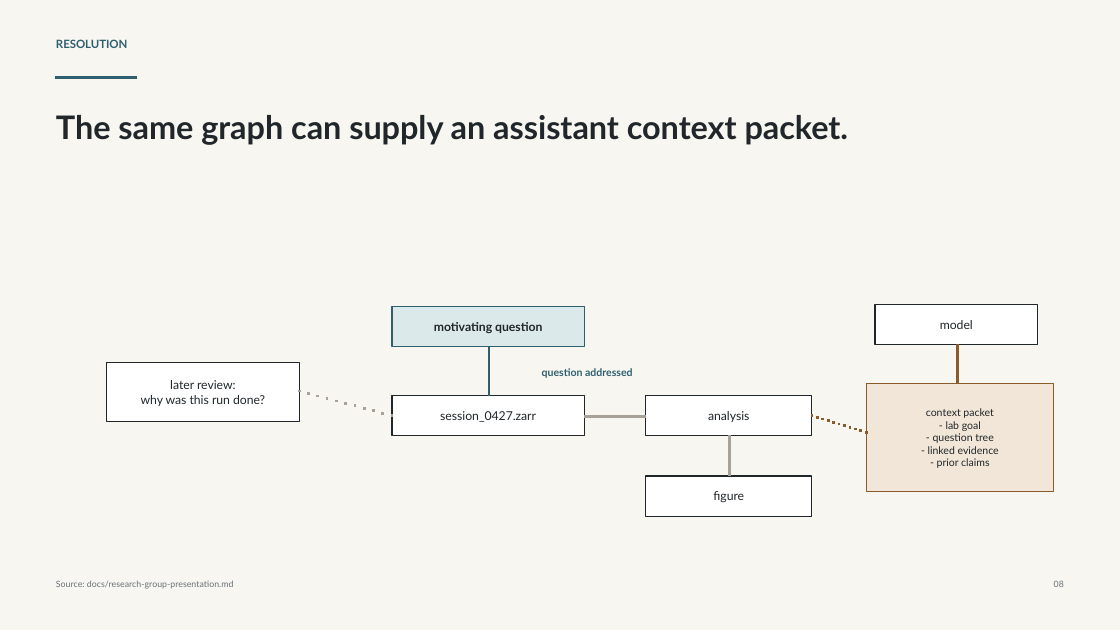
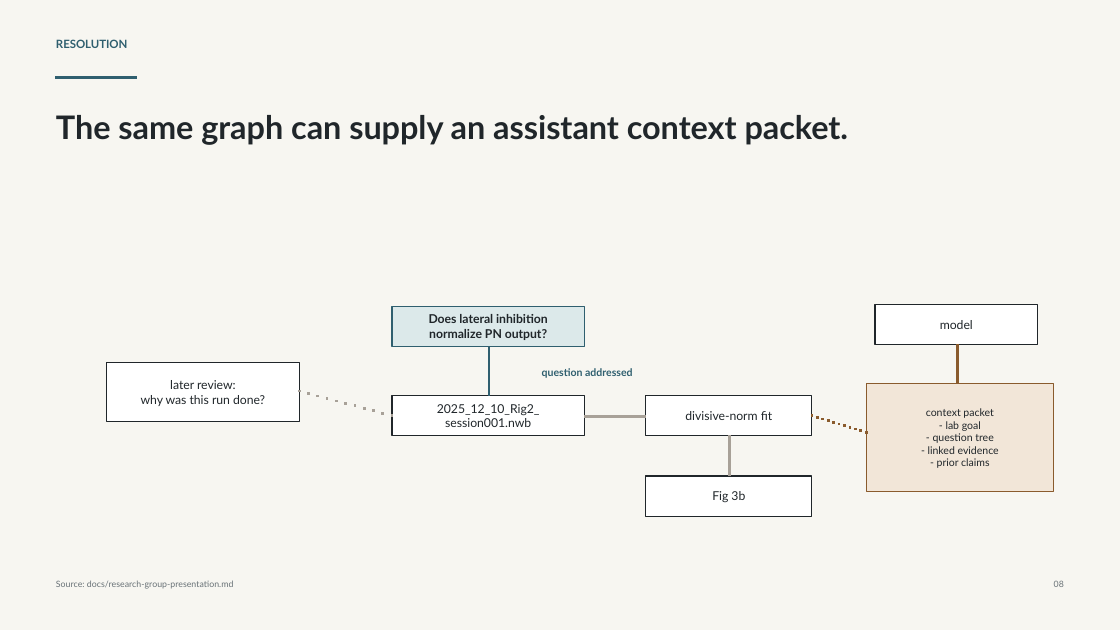
Before and after one commit to SamuelBrudner/lab-tracker, a slide deck: slide 8 of outputs/019e93bf-5861-7ba2-af6a-d3677b8793cd/presentations/lab-tracker-research-group/output/lab-tracker-research-group-presentation.pptx. Drawn at 1120x630 pixels with LibreOffice and Linux fonts; fonts in the diff are those of the drawing. Boxes give left, top, right and bottom in pixels: in the first picture for what was removed or moved away, otherwise in the second. Text is boxed around its words. In the diff, an @@ line names an element or a change of style, - is before the commit and + after.

```diff
--- a/outputs/019e93bf-5861-7ba2-af6a-d3677b8793cd/presentations/lab-tracker-research-group/output/lab-tracker-research-group-presentation.pptx
+++ b/outputs/019e93bf-5861-7ba2-af6a-d3677b8793cd/presentations/lab-tracker-research-group/output/lab-tracker-research-group-presentation.pptx
@@ text at (429,314,548,340): text changed @@
-motivating question
+Does lateral inhibition
+normalize PN output?
@@ text at (437,404,540,427): text changed @@
-session_0427.zarr
+2025_12_10_Rig2_
+session001.nwb
@@ text at (685,411,772,420): text changed @@
-analysis
+divisive-norm fit
@@ text at (712,491,745,502): text changed @@
-figure
+Fig 3b
```
Also in this commit, not shown: 11 other slides changed, 2 slides removed, 3 other files.
